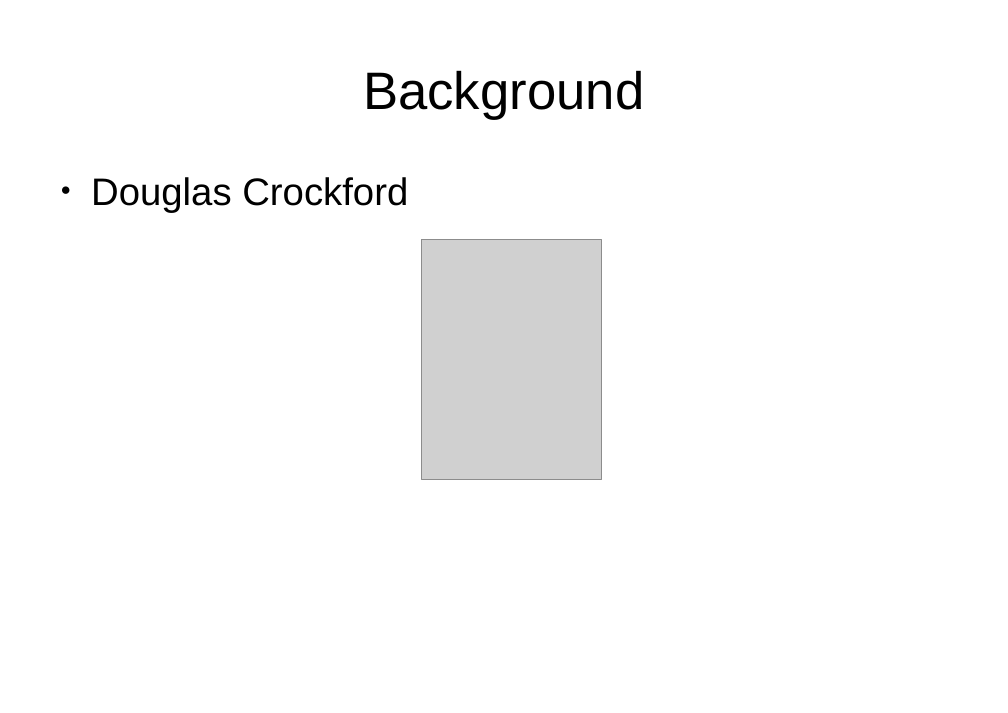
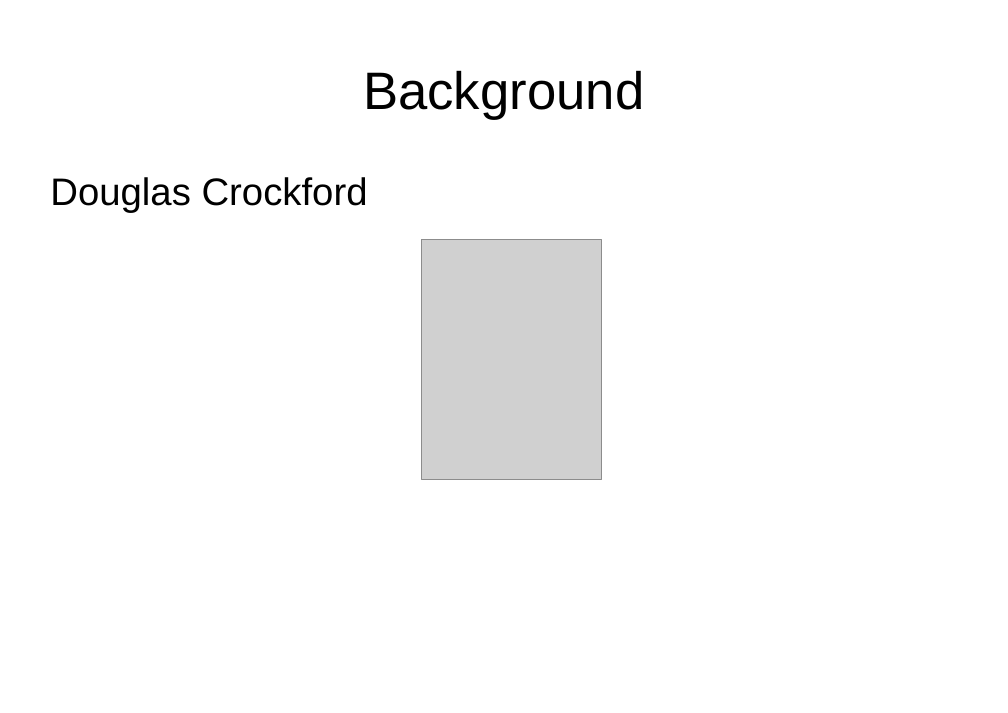
Before and after one commit to peterborkuti/other, a slide deck: slide 2 of JavaScriptBasics/jsbasics-slide.odp. Drawn at 1008x713 pixels with LibreOffice and Linux fonts; fonts in the diff are those of the drawing; grey boxes stand for pictures. Boxes give left, top, right and bottom in pixels: in the first picture for what was removed or moved away, otherwise in the second. Text is boxed around its words. In the diff, an @@ line names an element or a change of style, - is before the commit and + after.

```diff
--- a/JavaScriptBasics/jsbasics-slide.odp
+++ b/JavaScriptBasics/jsbasics-slide.odp
@@ text "Douglas Crockford" at (50, 177, 368, 212): bullet ● to none @@
```
Also in this commit, not shown: 6 other slides changed, 9 slides added, 2 other files.
